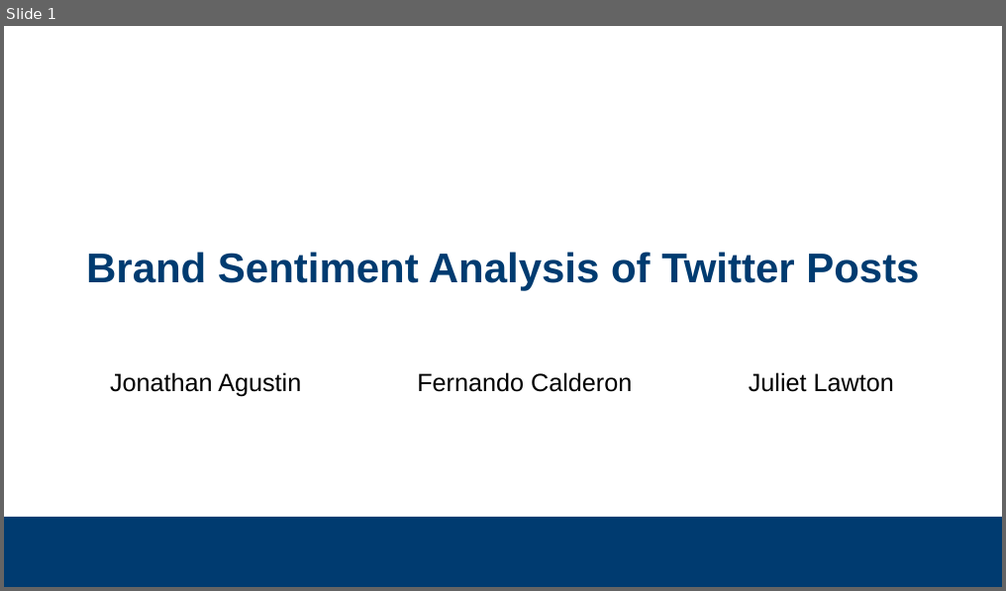
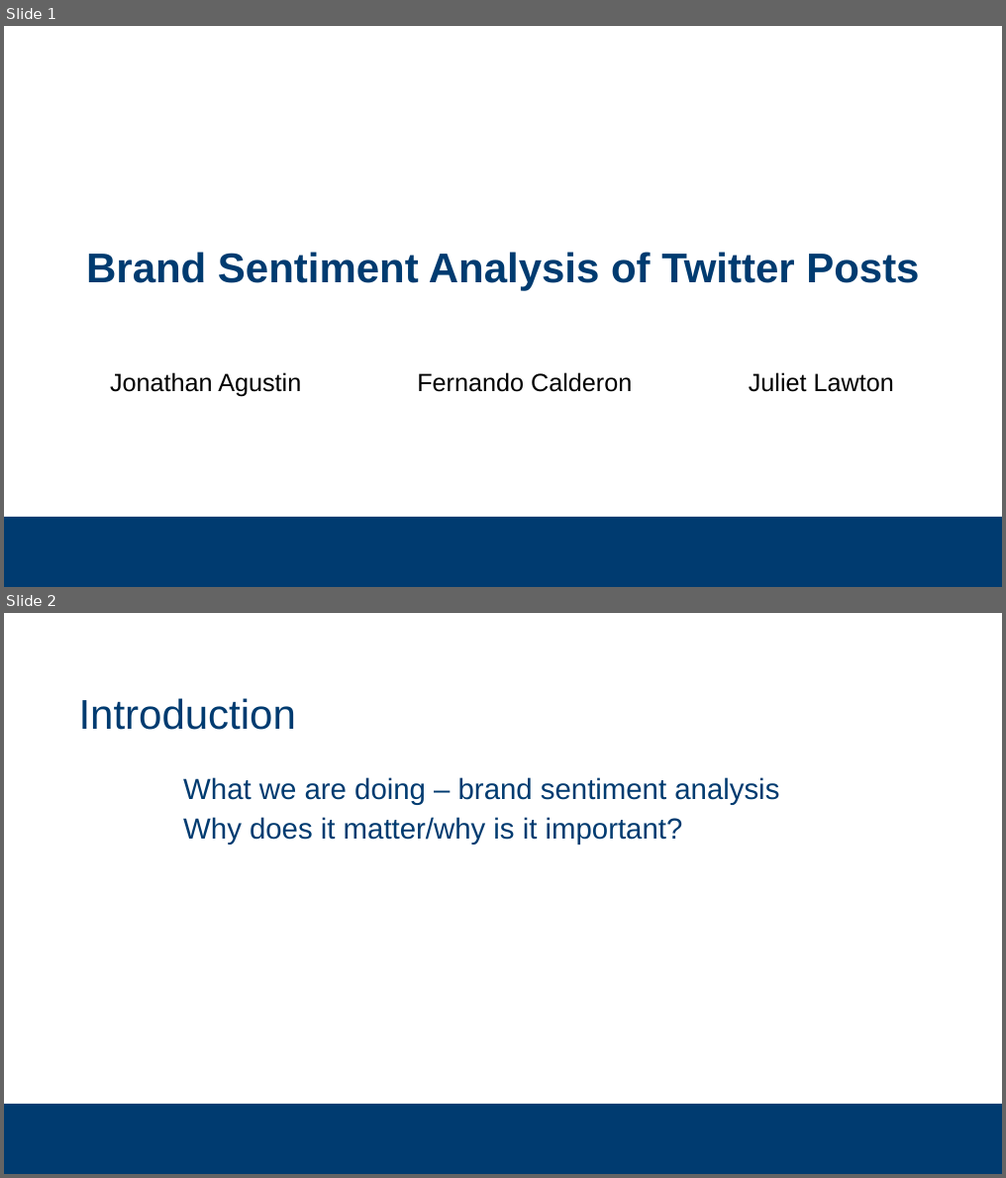
Before and after one commit to subsystem3/project, a slide deck: Final-Project-Team-2.pptx. Shown one above the other, each under a label of ours: slide 1 before the commit, slides 1 and 2 after it. The pictures are 1006x591 and 1006x1178 pixels, drawn with LibreOffice and Linux fonts; fonts in the diff are those of the drawing; background and template pictures are left out. Boxes give left, top, right and bottom in pixels: in the first picture for what was removed or moved away, otherwise in the second. Text is boxed around its words. In the diff, an @@ line names an element or a change of style, - is before the commit and + after.

```diff
--- a/Final-Project-Team-2.pptx
+++ b/Final-Project-Team-2.pptx
@@ slide 2 added at box(4, 613, 1002, 1174), background #FFFFFF; not listed: 1 template element that a slide beside it also shows @@
@@ title added at box(79, 698, 296, 730), 40 pt, text #003B70 @@
+Introduction
@@ text added at box(183, 777, 779, 845), 28 pt, text #003B70 @@
+  What we are doing – brand sentiment analysis
+  Why does it matter/why is it important?
```
Also in this commit, not shown: 8 slides changed, 9 other slides added, 4 slides removed.
